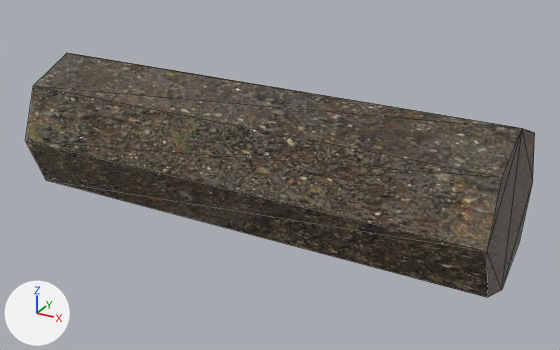
Before and after pictures for a commit that changed the glTF model assets/models/env/whispering_mire/log.glb.
Before and after are seen from a camera (50 mm lens) standing at (1.023, -1.759, 1.064) and looking at (0.051, 0.009, 0.18). Arrows for +X, +Y and +Z are at lower left; the lights stay in place. The first picture is the older version. Mesh edges are drawn as thin lines. Vertices at exactly the same position are counted once.

In view in the first picture: 'log'.
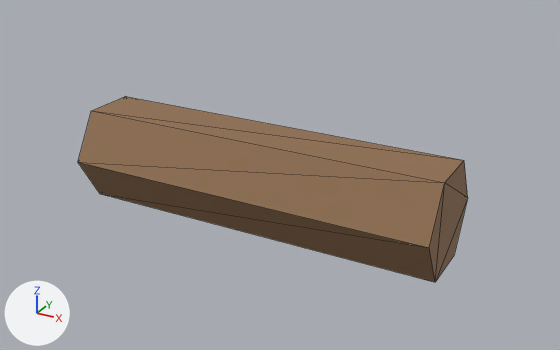
Pixel boxes [x1, y1, x2, y2] of what changed, in the pictures (560 x 350 px):
'log', surface changed, reshaped, moved (23% narrower, 24% shorter): before [26, 53, 535, 297]; after [78, 97, 468, 282]

The change, as a list of edits to the scene's bpy script:
```text
Change mat_log:
    remove # nodes: BsdfPrincipled, Mapping x3, Math, NormalMap, OutputMaterial, SeparateColor, TexImage x3, UVMap x3
    remove # uses the picture img_brown_mud_rocks_01_diffuse_1k
    remove # uses the picture img_brown_mud_rocks_01_nor_gl_1k
    remove # uses the picture img_brown_mud_rocks_01_rough_1k
    nodes: BsdfPrincipled, OutputMaterial
    colours: brown #906f50
Add mat_logmoss:
    mat_logmoss = principled_material('LogMoss')
    mat_logmoss.base_color = (0.15, 0.28, 0.12)  # green #6c9061
    mat_logmoss.roughness = 0.6
Change me_cylinder:
    used by ob_log; location = (0.0, 0.0, 0.0)
    remove me_cylinder.from_pydata(...)  # 16 vertices, 28 faces; spans x -0.701..0.702, y -0.219..0.223, z 0.0..0.441
    add me_cylinder.from_pydata(...)  # 20 vertices, 32 faces; spans x -0.55..0.55, y -0.16..0.16, z -0.139..0.139
    me_cylinder part 1: the whole mesh is rebuilt
    other edits to the shape of me_cylinder do not show in these pictures
    add me_cylinder.materials.append(mat_logmoss)  # green #6c9061
Change ob_log:
    ob_log.location: (0.0, 0.0, 0.0) -> (0.0, 0.0, 0.16)
```
